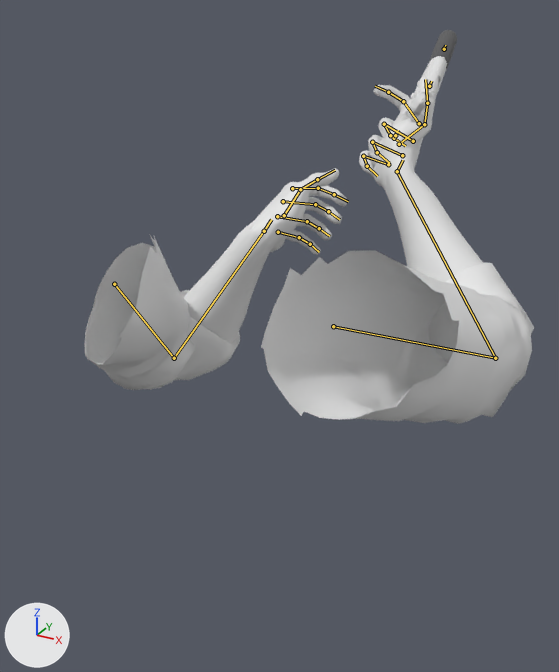
The glTF model client/public/models/viewmodel_pistol.glb as it was, and as the next commit left it.
Camera for both pictures: a camera (50 mm lens) standing at (0.348, -1.018, 0.211) and looking at (-0.11, -0.185, -0.205). The lights are fixed; the arrows at lower left show +X, +Y and +Z. The picture after the commit comes second. Both versions are drawn at frame 4 of the action 'pistol_reload'; the numbers are the values there. The bones that bend it are drawn over the model as lines.

Objects in the first picture: 'vm_pistol'.
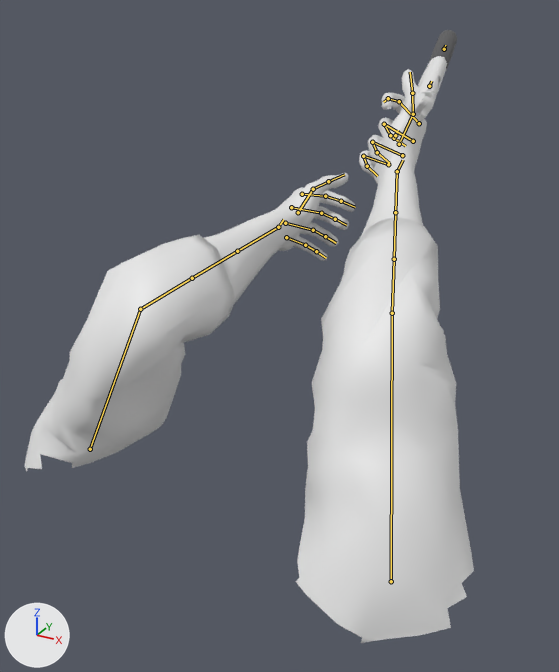
Changed parts and their boxes [x1, y1, x2, y2] in the pictures (559 x 672 px):
'vm_pistol', posed (55% taller)
    before: [85, 30, 534, 424]
    after: [25, 30, 474, 643]
bone 'UpperArm.L', root to tip
    before: (114, 284) to (174, 358)
    after: (90, 449) to (140, 309)
bone 'LowerArm.L', root to tip
    before: (174, 358) to (264, 231)
    after: (140, 309) to (192, 278)
bone 'Wrist.L', root to tip
    before: (264, 231) to (271, 219)
    after: (278, 227) to (283, 219)
bone 'UpperArm.R', root to tip
    before: (333, 326) to (495, 358)
    after: (391, 581) to (392, 313)
bone 'LowerArm.R', root to tip
    before: (495, 358) to (397, 171)
    after: (392, 313) to (394, 259)
bone 'Index2.R', root to tip
    before: (419, 123) to (403, 101)
    after: (419, 123) to (399, 101)
bone 'Index3.R', root to tip
    before: (403, 101) to (388, 92)
    after: (399, 101) to (388, 98)
bone 'Index4.R', root to tip
    before: (388, 92) to (375, 86)
    after: (388, 98) to (383, 102)
bone 'Thumb1.R', root to tip
    before: (399, 144) to (424, 124)
    after: (399, 144) to (413, 114)
bone 'Thumb2.R', root to tip
    before: (424, 124) to (427, 103)
    after: (413, 114) to (412, 93)
bone 'Thumb3.R', root to tip
    before: (427, 103) to (425, 79)
    after: (412, 93) to (410, 72)

What the commit changed:
Bone 'UpperArm.L' (bone_upperarm_l) moves from (1.274, 1.012, 0.318) to (1.478, 1.183, 0.32).
Bone 'UpperArm.L' (bone_upperarm_l) turns from (-46, -16, -37) to (5, -8, 116) degrees about its own x, y and z.
Bone 'LowerArm.L' (bone_lowerarm_l) turns from (119, -62, 33) to (-41, 44, 95) degrees about its own x, y and z.
Bone 'Wrist.L' (bone_wrist_l) turns from (-27, 9, 78) to (7, -7, 21) degrees about its own x, y and z.
Bone 'UpperArm.R' (bone_upperarm_r) moves from (-1.076, 1.127, 0.352) to (-1.297, 1.268, 0.407).
Bone 'UpperArm.R' (bone_upperarm_r) turns from (-67, 26, 39) to (-37, -45, -103) degrees about its own x, y and z.
Bone 'LowerArm.R' (bone_lowerarm_r) turns from (165, 14, 42) to (-64, 4, -15) degrees about its own x, y and z.
Bone 'Wrist.R' (bone_wrist_r) turns from (8, 43, -51) to (27, 123, 15) degrees about its own x, y and z.
Bone 'Index2.R' (bone_index2_r) turns from (-11, 6, 24) to (-17, 12, 39) degrees about its own x, y and z.
Bone 'Index3.R' (bone_index3_r) turns from (-18, 7, 32) to (-24, 14, 45) degrees about its own x, y and z.
Bone 'Index4.R' (bone_index4_r) turns from (-10, 3, 17) to (-15, 5, 25) degrees about its own x, y and z.
Bone 'Thumb1.R' (bone_thumb1_r) turns from (36, 39, -8) to (13, 14, -6) degrees about its own x, y and z.
Bone 'Thumb2.R' (bone_thumb2_r) turns from (-21, 14, -3) to (-7, 5, 5) degrees about its own x, y and z.
Bone 'Thumb3.R' (bone_thumb3_r) turns from (-17, 11, -2) to (-3, 2, 3) degrees about its own x, y and z.
